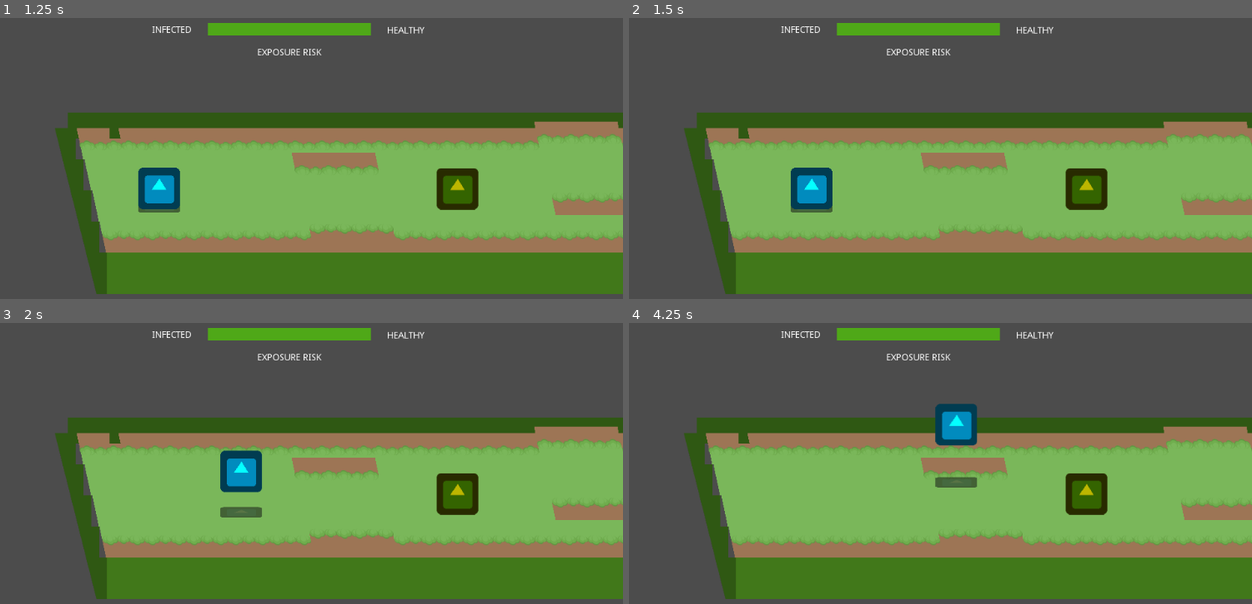
Above: before the commit, frames 1-4 (two rows, left to right).
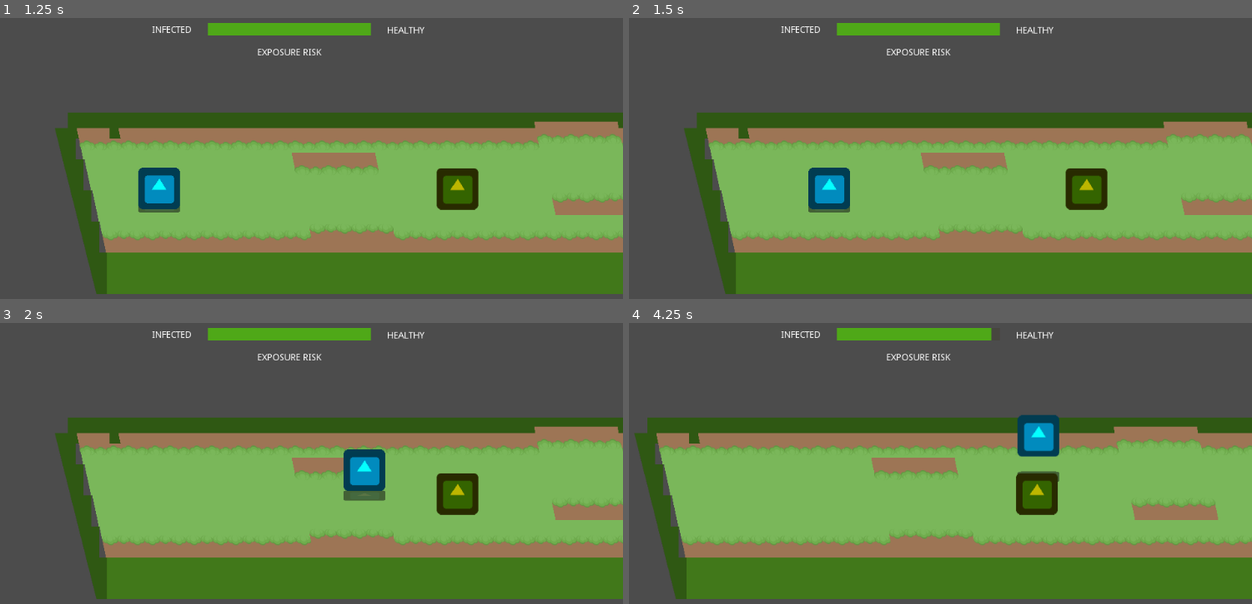
Above: after the commit, the same moments.

Repository: Bootjack/wj21-connection
Game: Godot game, scene res://MainMenu.tscn
Two runs of this game, one before a commit and one after it. Both use one fixed random seed, a clock stepped at 60 frames per second and the inputs below. The engine's default icon, where the game draws it, is replaced by a stand-in: a white triangle on a blue panel in a dark square.
Inputs:
- Up to frame 1 (1.25 s): click "Start" at 0.5 s
- Up to frame 2 (1.5 s): tap Enter at 1.25 s; hold Right (ui_right) from 1.28 s (still down); tap Shift (sprint, bound only after the commit) at 1.35 s
- Up to frame 3 (2 s): keep holding Right (ui_right); tap Space (jump) at 1.52 s
- Up to frame 4 (4.25 s): release Right (ui_right) at 2.03 s; hold Down (ui_down) 2.03-2.78 s; tap Shift (sprint, bound only after the commit) at 2.1, 2.85, 3.6 s; tap Space (jump) at 2.27, 3.77 s; hold Right (ui_right) 2.78-3.53 s; hold Up (ui_up) from 3.53 s (still down)

Frame 1 is identical in both runs. In frame 2, 1.1% of the frame differs, in the area x 25-36%, y 53-70%; in frame 3, 2.5%; in frame 4, 15%, in the area x 0-100%, y 1-99%.

Commit message:
Tweak movement with acceleration and sprinting

Diff:
--- a/Player.gd
+++ b/Player.gd
@@ -4,37 +4,50 @@
 signal disinfected
 signal infected
 
-export var speed:float = 3.0
+export var top_speed:float = 6.0
 export var tilemap_paths = []
 export var tilemap_heights = []
 
 var height:float = 0.0
-var infection = 0.0
-var infection_rate = -0.5
+var infection:float = 0.0
+var infection_rate:float = -0.5
+var is_sprinting:bool = false
+var sprint_timer:Timer
 var tilemaps = []
-var vertical:float = 0.0
+var velocity:Vector2
+var vertical:float
 
 func _ready():
+	sprint_timer = Timer.new()
+	sprint_timer.one_shot = true
+	sprint_timer.connect("timeout", self, "sprint_timeout")
+	add_child(sprint_timer)
+
 	connect("disinfected", self, "_on_disinfected")
 	connect("infected", self, "_on_infected")
+
 	for path in tilemap_paths:
 		var node = get_node(path)
 		tilemaps.append(node)
 
 func _process(delta):
-	if (Input.is_action_pressed("ui_left")):
-		move(Vector2.LEFT)
-	if (Input.is_action_pressed("ui_right")):
-		move(Vector2.RIGHT)
-	if (Input.is_action_pressed("ui_up")):
-		move(12 * Vector2.LEFT + 48 * Vector2.UP)
-	if (Input.is_action_pressed("ui_down")):
-		move(12 * Vector2.RIGHT + 48 * Vector2.DOWN)
+	if (Input.is_action_pressed("left")):
+		move(Vector2(-1.0, 0.0))
+	if (Input.is_action_pressed("right")):
+		move(Vector2(1.0, 0.0))
+	if (Input.is_action_pressed("up")):
+		move(Vector2(-0.2, -0.8))
+	if (Input.is_action_pressed("down")):
+		move(Vector2(0.2, 0.8))
 	if (Input.is_action_just_pressed("jump")):
 		jump()
+	if (Input.is_action_just_pressed("sprint")):
+		sprint()
+	infection = max(0.0, infection + infection_rate)
 
+func _physics_process(delta):
 	fall(delta)
-	infection = max(0.0, infection + infection_rate)
+	slide(delta)
 
 func _on_disinfected(infectiousness:float):
 	infection_rate -= infectiousness
@@ -71,6 +84,12 @@
 
 	return highest
 
+func friction():
+	if (on_ground()):
+		return 0.2
+	else:
+		return 0.2
+
 func get_class():
 	return "Player"
 
@@ -86,4 +105,20 @@
 		vertical = 5.0
 
 func move(direction:Vector2):
-	move_and_collide(direction.normalized() * speed)
+	velocity += direction
+	var speed = min(velocity.length(), top_speed)
+	if (is_sprinting):
+		speed *= 2.0
+	velocity = velocity.normalized() * speed
+
+func slide(delta):
+	velocity *= 1.0 - friction()
+	move_and_collide(velocity)
+
+func sprint():
+	if (!is_sprinting and on_ground()):
+		is_sprinting = true
+		sprint_timer.start(0.5)
+
+func sprint_timeout():
+	is_sprinting = false
--- a/project.godot
+++ b/project.godot
@@ -37,6 +37,35 @@
 "events": [ Object(InputEventKey,"resource_local_to_scene":false,"resource_name":"","device":0,"alt":false,"shift":false,"control":false,"meta":false,"command":false,"pressed":false,"scancode":32,"unicode":0,"echo":false,"script":null)
  ]
 }
+up={
+"deadzone": 0.5,
+"events": [ Object(InputEventKey,"resource_local_to_scene":false,"resource_name":"","device":0,"alt":false,"shift":false,"control":false,"meta":false,"command":false,"pressed":false,"scancode":87,"unicode":0,"echo":false,"script":null)
+, Object(InputEventKey,"resource_local_to_scene":false,"resource_name":"","device":0,"alt":false,"shift":false,"control":false,"meta":false,"command":false,"pressed":false,"scancode":16777232,"unicode":0,"echo":false,"script":null)
+ ]
+}
+down={
+"deadzone": 0.5,
+"events": [ Object(InputEventKey,"resource_local_to_scene":false,"resource_name":"","device":0,"alt":false,"shift":false,"control":false,"meta":false,"command":false,"pressed":false,"scancode":83,"unicode":0,"echo":false,"script":null)
+, Object(InputEventKey,"resource_local_to_scene":false,"resource_name":"","device":0,"alt":false,"shift":false,"control":false,"meta":false,"command":false,"pressed":false,"scancode":16777234,"unicode":0,"echo":false,"script":null)
+ ]
+}
+left={
+"deadzone": 0.5,
+"events": [ Object(InputEventKey,"resource_local_to_scene":false,"resource_name":"","device":0,"alt":false,"shift":false,"control":false,"meta":false,"command":false,"pressed":false,"scancode":65,"unicode":0,"echo":false,"script":null)
+, Object(InputEventKey,"resource_local_to_scene":false,"resource_name":"","device":0,"alt":false,"shift":false,"control":false,"meta":false,"command":false,"pressed":false,"scancode":16777231,"unicode":0,"echo":false,"script":null)
+ ]
+}
+right={
+"deadzone": 0.5,
+"events": [ Object(InputEventKey,"resource_local_to_scene":false,"resource_name":"","device":0,"alt":false,"shift":false,"control":false,"meta":false,"command":false,"pressed":false,"scancode":68,"unicode":0,"echo":false,"script":null)
+, Object(InputEventKey,"resource_local_to_scene":false,"resource_name":"","device":0,"alt":false,"shift":false,"control":false,"meta":false,"command":false,"pressed":false,"scancode":16777233,"unicode":0,"echo":false,"script":null)
+ ]
+}
+sprint={
+"deadzone": 0.5,
+"events": [ Object(InputEventKey,"resource_local_to_scene":false,"resource_name":"","device":0,"alt":false,"shift":false,"control":false,"meta":false,"command":false,"pressed":false,"scancode":16777237,"unicode":0,"echo":false,"script":null)
+ ]
+}
 
 [rendering]
 
